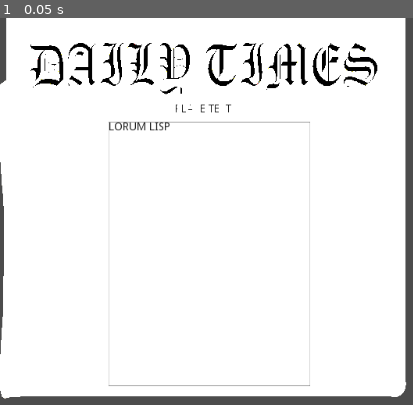
Above: before the commit, frame 1.
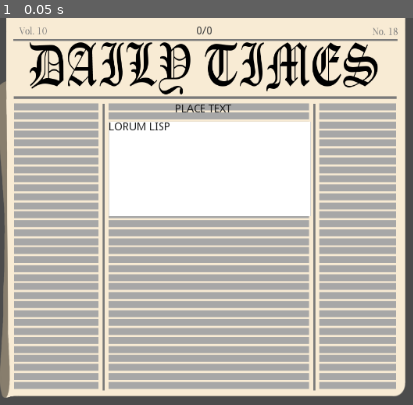
Above: after the commit, the same moment.

Repository: chillen/GGJ-18
Game: Godot game, scene res://Scenes/NewsPaperType4.tscn
Same seed, same stepped clock (60 frames per second), same inputs: the game is played once before the commit and once after it. This scene is started directly instead of the project's main scene.
Inputs:
- Up to frame 1 (0.05 s): no input

The runs differ from the first frame. In frame 1, 82% of the frame differs, in the area x 0-99%, y 0-99%.
Error after the commit: Invalid set index 'rect_position' (on base: 'null instance') with value of type 'Vector2'. (res://Scripts/NewsPaperScript.gd:21)

Commit message:
1 News Paper

Diff:
--- a/Final/Scenes/NewsPaperType3.tscn
+++ b/Final/Scenes/NewsPaperType3.tscn
@@ -1,7 +1,8 @@
-[gd_scene load_steps=5 format=2]
+[gd_scene load_steps=6 format=2]
 
 [ext_resource path="res://Scripts/NewsPaperScript.gd" type="Script" id=1]
 [ext_resource path="res://Assets/Newspaper_Local.png" type="Texture" id=2]
+[ext_resource path="res://Scenes/White.png" type="Texture" id=3]
 
 [sub_resource type="Shader" id=1]
 
@@ -12,7 +13,7 @@
 render_priority = 0
 shader = SubResource( 1 )
 
-[node name="UI" type="Control"]
+[node name="UI" type="Control" index="0"]
 
 anchor_left = 0.0
 anchor_top = 0.0
@@ -24,11 +25,11 @@
 size_flags_horizontal = 1
 size_flags_vertical = 1
 script = ExtResource( 1 )
-col = Color( 255, 255, 255, 1 )
-page = 0
-num_pages = 0
+page = 1
+num_pages = 1
 header = "Place Text"
-body = "Lorum Lisp"
+body = "Lorum Lisp "
+image = null
 
 [node name="News" type="TextureRect" parent="." index="0"]
 
@@ -49,7 +50,64 @@
 expand = true
 stretch_mode = 0
 
-[node name="Body" type="Label" parent="." index="1"]
+[node name="BackgroundBody" type="TextureRect" parent="." index="1"]
+
+modulate = Color( 0.815686, 0.772549, 0.772549, 1 )
+anchor_left = 0.0
+anchor_top = 0.0
+anchor_right = 0.0
+anchor_bottom = 0.0
+margin_left = -97.0
+margin_top = 18.0
+margin_right = -47.0
+margin_bottom = 66.0
+rect_pivot_offset = Vector2( 0, 0 )
+mouse_filter = 1
+mouse_default_cursor_shape = 0
+size_flags_horizontal = 1
+size_flags_vertical = 1
+texture = ExtResource( 3 )
+expand = true
+
+[node name="BackgroundHeader" type="TextureRect" parent="." index="2"]
+
+modulate = Color( 0.815686, 0.772549, 0.772549, 1 )
+anchor_left = 0.0
+anchor_top = 0.0
+anchor_right = 0.0
+anchor_bottom = 0.0
+margin_left = 27.0
+margin_top = 117.0
+margin_right = 375.0
+margin_bottom = 165.0
+rect_pivot_offset = Vector2( 0, 0 )
+mouse_filter = 1
+mouse_default_cursor_shape = 0
+size_flags_horizontal = 1
+size_flags_vertical = 1
+texture = ExtResource( 3 )
+expand = true
+
+[node name="BackgroundPage" type="TextureRect" parent="." index="3"]
+
+modulate = Color( 0.815686, 0.772549, 0.772549, 1 )
+anchor_left = 0.0
+anchor_top = 0.0
+anchor_right = 0.0
+anchor_bottom = 0.0
+margin_left = 181.0
+margin_top = 10.0
+margin_right = 284.0
+margin_bottom = 34.0
+rect_pivot_offset = Vector2( 0, 0 )
+mouse_filter = 1
+mouse_default_cursor_shape = 0
+size_flags_horizontal = 1
+size_flags_vertical = 1
+texture = ExtResource( 3 )
+expand = true
+
+[node name="Body" type="Label" parent="." index="4"]
 
 modulate = Color( 0.414063, 0.414063, 0.414063, 1 )
 material = SubResource( 2 )
@@ -57,10 +115,10 @@
 anchor_top = 0.0
 anchor_right = 0.0
 anchor_bottom = 0.0
-margin_left = 29.0
-margin_top = 120.0
-margin_right = 367.0
-margin_bottom = 482.0
+margin_left = 27.0
+margin_top = 151.0
+margin_right = 371.0
+margin_bottom = 165.0
 rect_pivot_offset = Vector2( 0, 0 )
 mouse_filter = 2
 mouse_default_cursor_shape = 0
@@ -68,16 +126,15 @@
 size_flags_vertical = 4
 custom_colors/font_color = Color( 0.253906, 0.253906, 0.253906, 1 )
 custom_constants/line_spacing = -1
-text = "In mollis ante ut accumsan mollis. Donec aliquam congue ornare. Morbi dictum, turpis ornare fringilla efficitur, dui eros faucibus dolor, ac laoreet libero nunc eu libero. Sed sit amet facilisis nisl. Donec elit ante, egestas eu condimentum quis, aliquet ut nisi. In varius semper augue, id faucibus risus dapibus eu. Donec auctor tempus purus ut mollis. Etiam posuere eleifend elit ac egestas. Sed pharetra nisi ex, eget ultricies magna vulputate vitae. Phasellus consectetur ipsum mauris, non ultricies mauris sagittis eget. Ut at bibendum felis. Pellentesque non lectus accumsan, mattis massa eget, scelerisque enim. Pellentesque varius, tellus sit amet faucibus ornare, ante orci efficitur leo, ac gravida turpis lorem ut dui. Aenean quis purus urna. Nullam quis libero non mauris vulputate auctor sit amet non magna."
+text = "body"
 autowrap = true
-clip_text = true
 uppercase = true
 percent_visible = 1.0
 lines_skipped = 0
 max_lines_visible = -1
 _sections_unfolded = [ "Anchor", "Focus", "Grow Direction", "Hint", "Margin", "Material", "Mouse", "Pause", "Rect", "Size Flags", "Theme", "Visibility", "custom_colors", "custom_constants", "custom_fonts", "custom_styles" ]
 
-[node name="Page" type="Label" parent="." index="2"]
+[node name="Page" type="Label" parent="." index="5"]
 
 anchor_left = 0.0
 anchor_top = 0.0
@@ -94,7 +151,7 @@
 size_flags_vertical = 4
 custom_colors/font_color = Color( 0.253906, 0.253906, 0.253906, 1 )
 custom_constants/line_spacing = -1
-text = "10/10"
+text = "1/1"
 align = 2
 clip_text = true
 uppercase = true
@@ -103,7 +160,7 @@
 max_lines_visible = -1
 _sections_unfolded = [ "Anchor", "Focus", "Grow Direction", "Hint", "Margin", "Material", "Mouse", "Pause", "Rect", "Size Flags", "Theme", "Visibility", "custom_colors", "custom_constants", "custom_fonts", "custom_styles" ]
 
-[node name="Header" type="Label" parent="." index="3"]
+[node name="Header" type="Label" parent="." index="6"]
 
 modulate = Color( 0.414063, 0.414063, 0.414063, 1 )
 material = SubResource( 2 )
@@ -111,10 +168,10 @@
 anchor_top = 0.0
 anchor_right = 0.0
 anchor_bottom = 0.0
-margin_left = 103.0
-margin_top = 101.0
-margin_right = 302.0
-margin_bottom = 119.0
+margin_left = 98.0
+margin_top = 117.0
+margin_right = 297.0
+margin_bottom = 135.0
 rect_pivot_offset = Vector2( 0, 0 )
 mouse_filter = 2
 mouse_default_cursor_shape = 0
--- a/Final/Scripts/NewsPaperScript.gd
+++ b/Final/Scripts/NewsPaperScript.gd
@@ -1,19 +1,22 @@
 extends Control
 
 
-export(Color, RGB) var col = Color(255,255,255) # Color is RGB
-export(int) var page = 0
-export(int) var num_pages = 0
+
+export(int) var page = 1
+export(int) var num_pages = 1
 export(String) var  header = "Place Text"
-export(String) var  body = "Lorum Lisp"
+export(String) var  body = "Lorum Lisp "
+export(Image) var image
 
 func _ready():
 	# Called every time the node is added to the scene.
 	# Initialization here
-	$News.modulate = col
 	$Header.text = header
 	$Page.text = "%s/%s" % [page,num_pages]
 	$Body.text = body
-	$Background.rect_size = $Body.rect_size
+	set_process(true)
 
-	pass
+
+func _process(delta):
+	$BackgroundBody.rect_position = $Body.rect_position
+	$BackgroundBody.rect_size = $Body.rect_size
